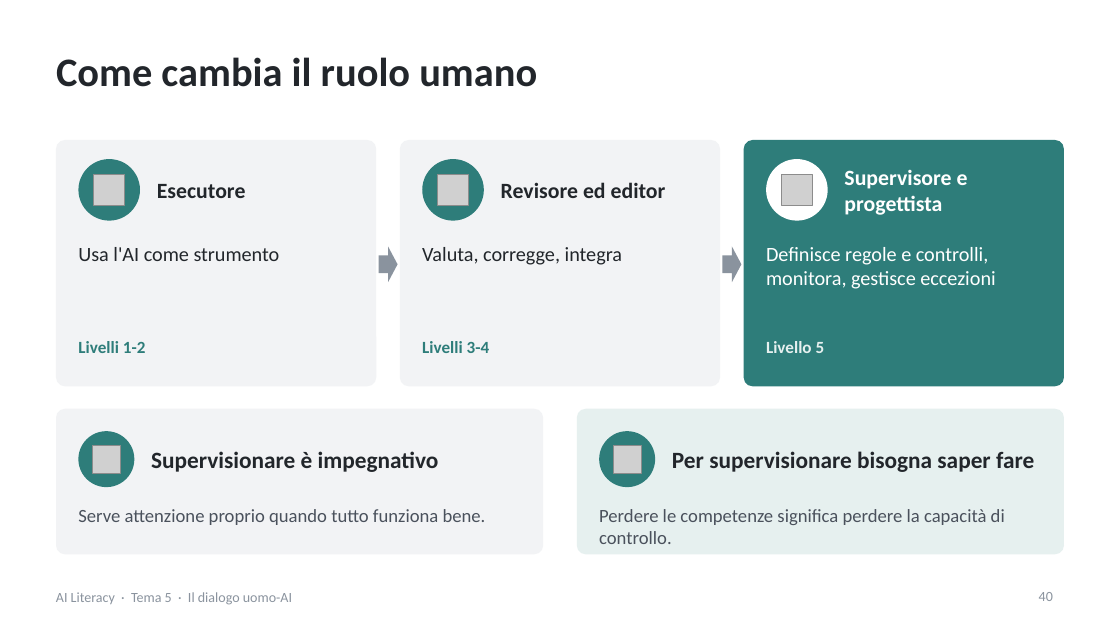
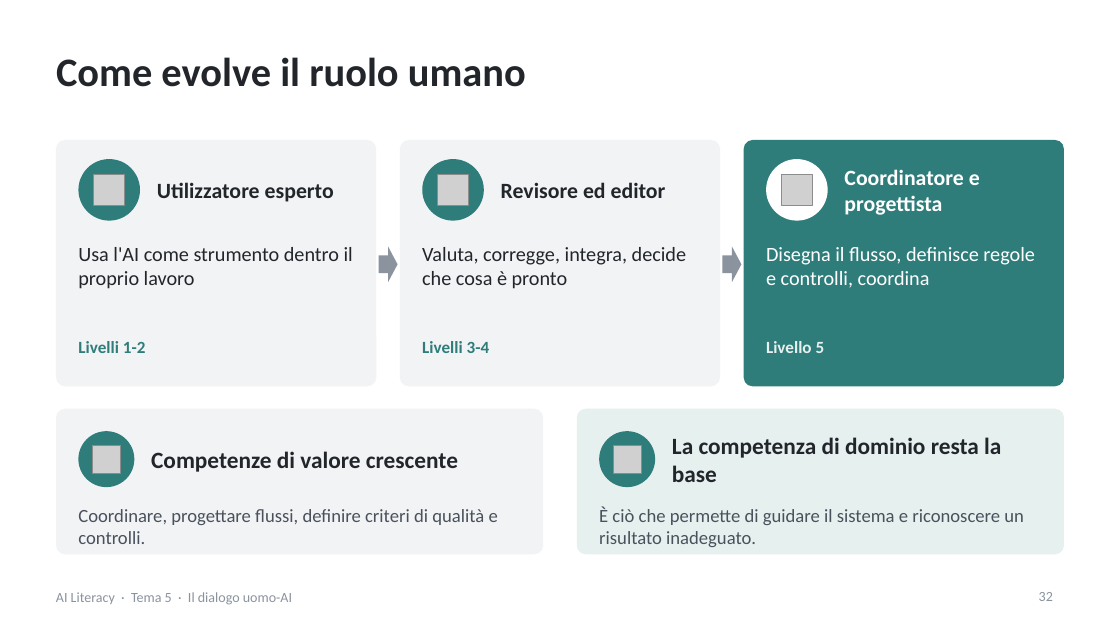
Before and after one commit to NetAi-IT/Formazione-AI-Literacy-Official, a slide deck: slide 32 of Base/Tema5_Dialogo_uomo_AI.pptx (slide 40 before the commit). Drawn at 1120x630 pixels with LibreOffice and Linux fonts; fonts in the diff are those of the drawing; grey boxes stand for pictures. Boxes give left, top, right and bottom in pixels: in the first picture for what was removed or moved away, otherwise in the second. Text is boxed around its words. In the diff, an @@ line names an element or a change of style, - is before the commit and + after.

```diff
--- a/Base/Tema5_Dialogo_uomo_AI.pptx
+++ b/Base/Tema5_Dialogo_uomo_AI.pptx
@@ title at (x1=56, y1=57, x2=526, y2=87): text changed @@
-Come cambia il ruolo umano
+Come evolve il ruolo umano
@@ text at (x1=844, y1=169, x2=980, y2=215): text changed @@
-Supervisore e progettista
+Coordinatore e progettista
@@ text at (x1=157, y1=182, x2=334, y2=202): text changed @@
-Esecutore
+Utilizzatore esperto
@@ text at (x1=78, y1=247, x2=353, y2=289): text changed @@
-Usa l'AI come strumento
+Usa l'AI come strumento dentro il proprio lavoro
@@ text at (x1=422, y1=247, x2=686, y2=289): text changed @@
-Valuta, corregge, integra
+Valuta, corregge, integra, decide che cosa è pronto
@@ text at (x1=766, y1=247, x2=1034, y2=288): text changed @@
-Definisce regole e controlli, monitora, gestisce eccezioni
+Disegna il flusso, definisce regole e controlli, coordina
@@ text at (x1=672, y1=437, x2=1001, y2=482): text changed @@
-Per supervisionare bisogna saper fare
+La competenza di dominio resta la base
@@ text at (x1=151, y1=451, x2=458, y2=472): text changed @@
-Supervisionare è impegnativo
+Competenze di valore crescente
@@ text at (x1=78, y1=509, x2=498, y2=544): text changed @@
-Serve attenzione proprio quando tutto funziona bene.
+Coordinare, progettare flussi, definire criteri di qualità e controlli.
@@ text at (x1=599, y1=507, x2=1024, y2=547): text changed @@
-Perdere le competenze significa perdere la capacità di controllo.
+È ciò che permette di guidare il sistema e riconoscere un risultato inadeguato.
@@ page number at (x1=1039, y1=592, x2=1053, y2=601): text changed @@
-40
+32
```
Also in this commit, not shown: 35 other slides changed, 9 slides added, 24 slides removed, 1 other file.
